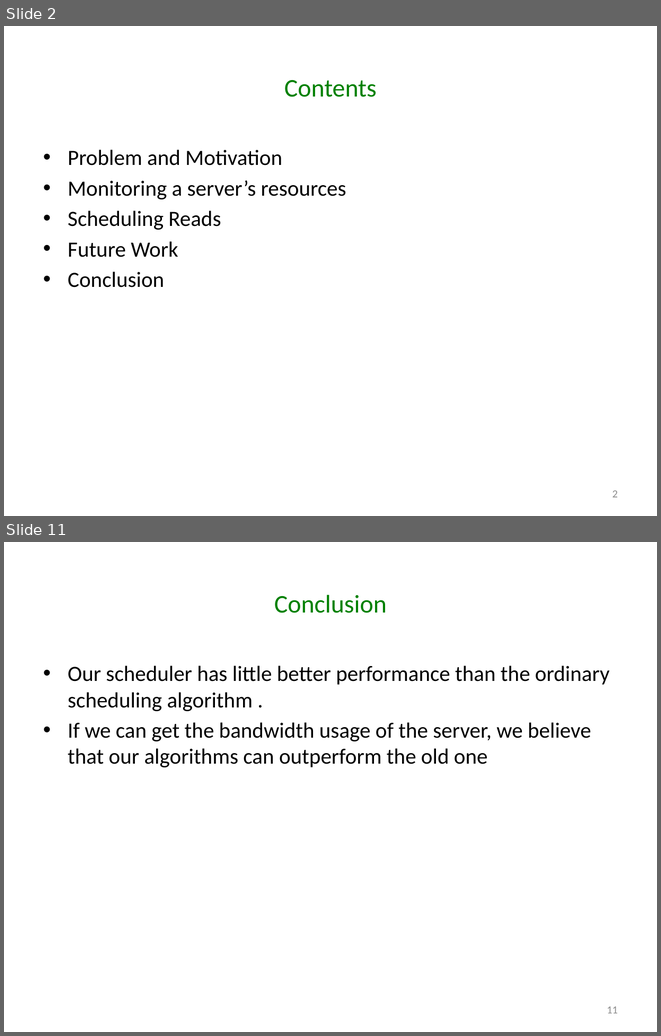
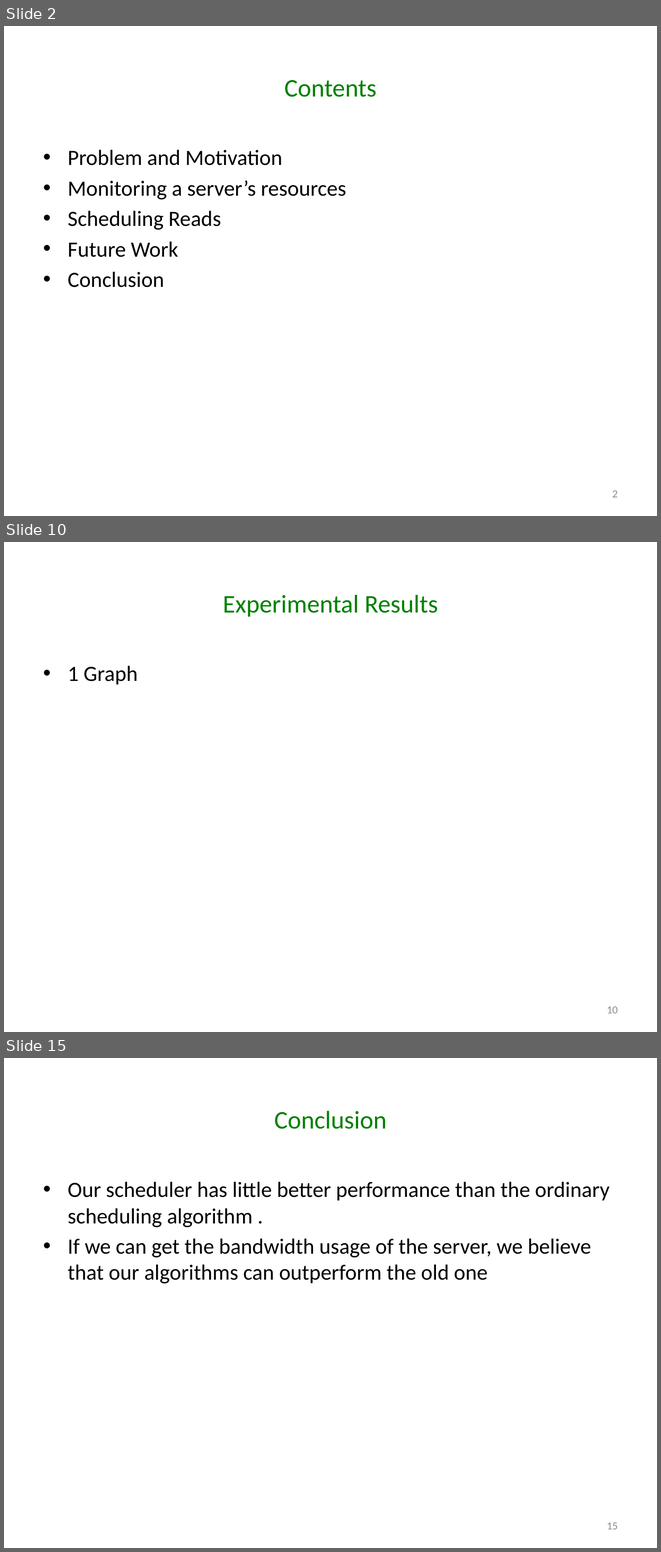
Before and after one commit to godares79/CS848-Project, a slide deck: PresentationSlides/Presentation.pptx. Shown one above the other, each under a label of ours: slides 2 and 11 before the commit, slides 2, 10 and 15 after it; the slides between them are not shown. The pictures are 661x1036 and 661x1552 pixels, drawn with LibreOffice and Linux fonts; fonts in the diff are those of the drawing. Boxes give left, top, right and bottom in pixels: in the first picture for what was removed or moved away, otherwise in the second. Text is boxed around its words. In the diff, an @@ line names an element or a change of style, - is before the commit and + after.

```diff
--- a/PresentationSlides/Presentation.pptx
+++ b/PresentationSlides/Presentation.pptx
@@ slide 10 added at [4,542,657,1032], background #FFFFFF @@
@@ title added at [223,594,438,617], 28 pt, text #008000 @@
+Experimental Results
@@ text added at [68,665,138,685], 24 pt, text #000000 @@
+• 1 Graph
@@ page number added at [607,1006,618,1013], 12 pt, text #8C8C8C @@
+10
@@ what was slide 11 is now slide 15 @@
@@ page number at [607,1522,618,1529]: text changed @@
-11
+15
```
Also in this commit, not shown: 8 slides changed, 5 other slides added, 2 slides removed, 1 other file.
